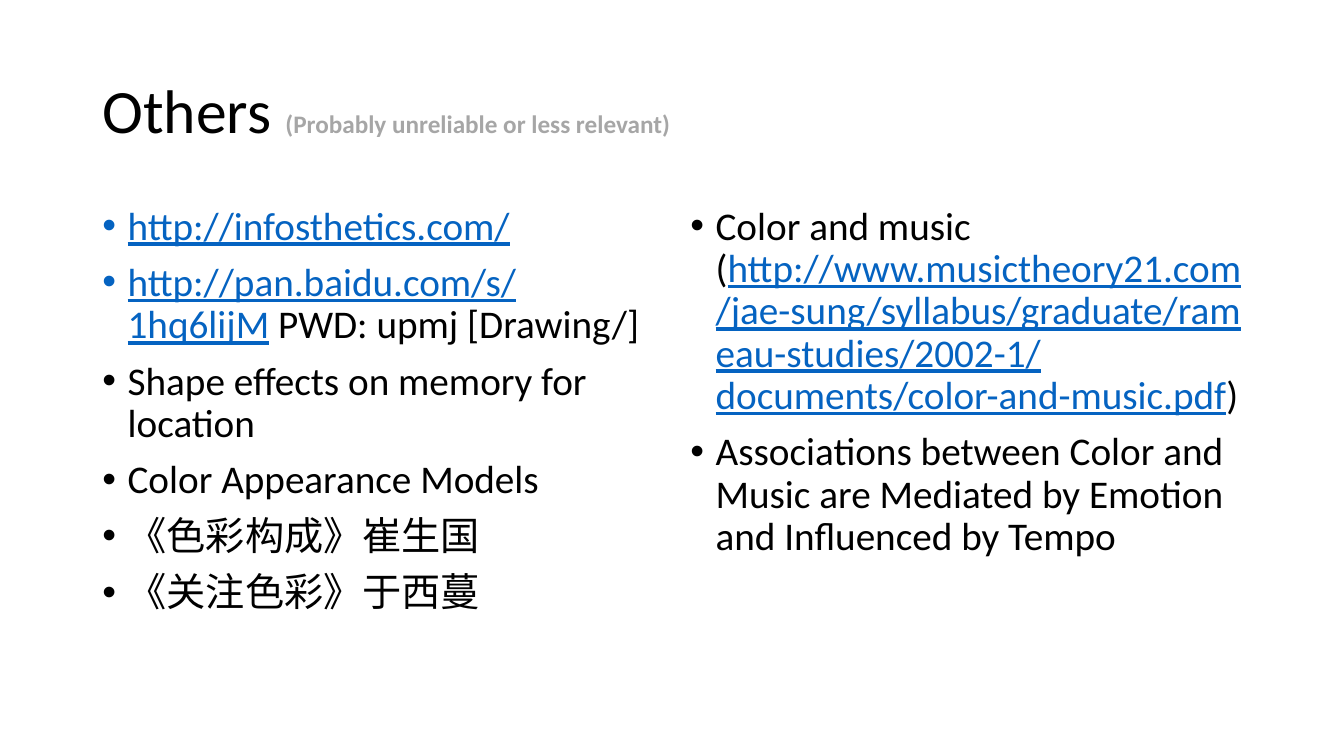
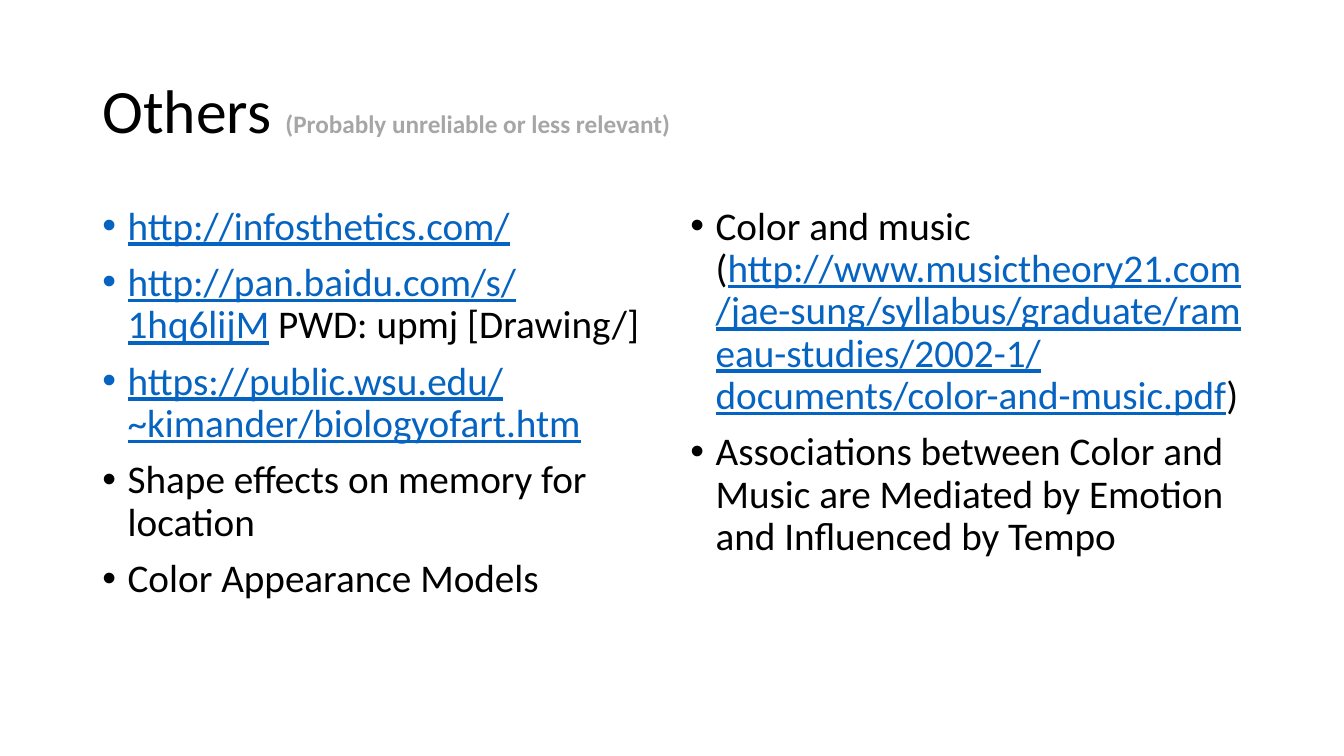
Before and after one commit to PatriciaXiao/Conclusion, a slide deck: slide 18 of Conclusion.pptx (slide 19 before the commit). Drawn at 1344x756 pixels with LibreOffice and Linux fonts; fonts in the diff are those of the drawing. Boxes give left, top, right and bottom in pixels: in the first picture for what was removed or moved away, otherwise in the second. Text is boxed around its words. In the diff, an @@ line names an element or a change of style, - is before the commit and + after.

```diff
--- a/Conclusion.pptx
+++ b/Conclusion.pptx
@@ text at [128, 367, 581, 444]: paragraph added @@
+• https://public.wsu.edu/~kimander/biologyofart.htm
@@ text at [128, 517, 480, 610]: paragraphs removed @@
-• 《色彩构成》崔生国
-• 《关注色彩》于西蔓
```
Also in this commit, not shown: 9 other slides changed, 1 slide removed, 4 other files.
